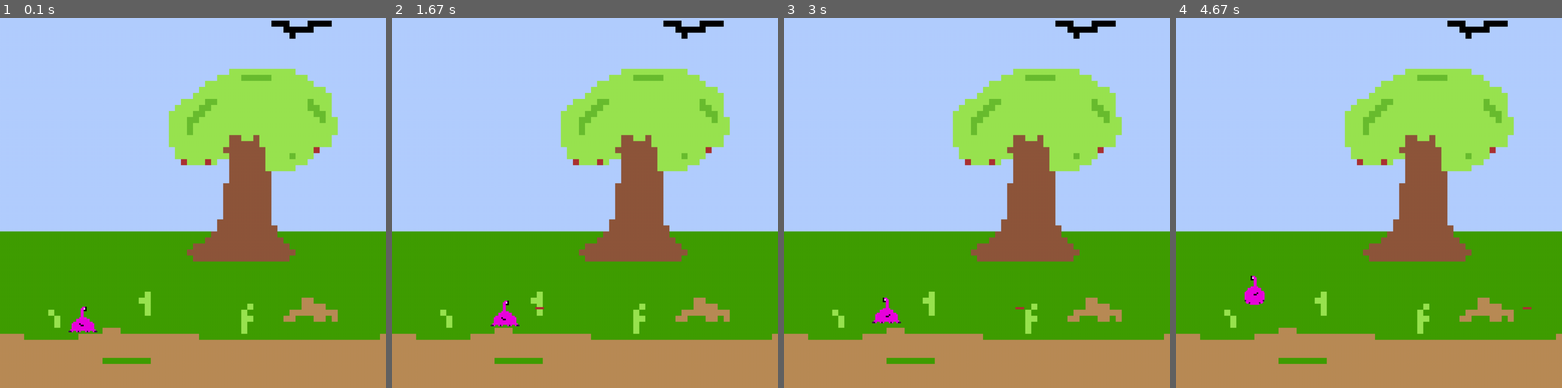
Above: before the commit, frames 1-4 (left to right).
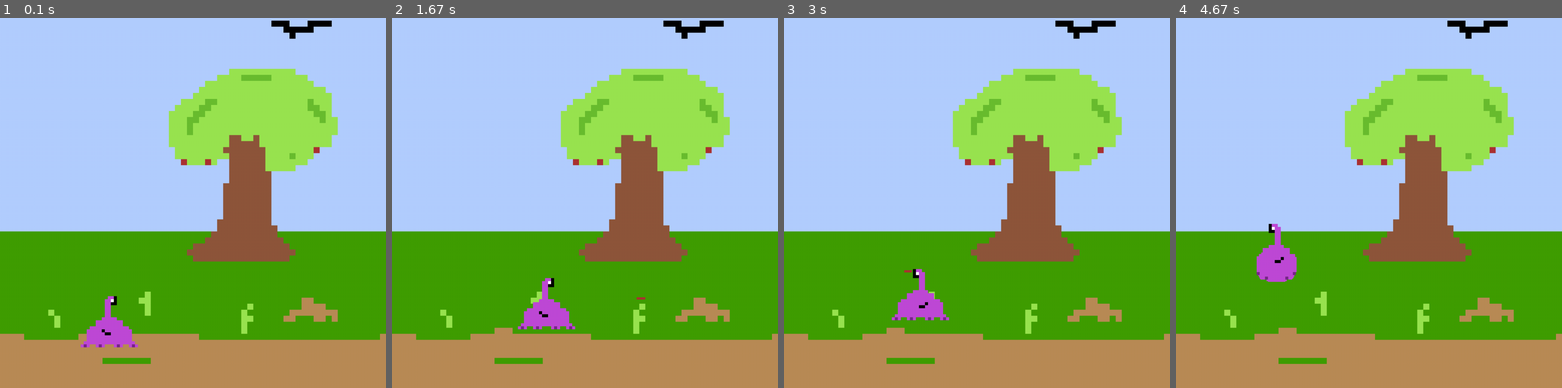
Above: after the commit, the same moments.

Repository: circles927/Spelletje-pygame
Game: pygame game, started from mainGame.py
The game is run twice, just before and just after one commit, with the same random seed, the same clock (stepped at 60 frames per second) and the same inputs.
Inputs (mouse positions are in pixels of both pictures, inside the frame that each line leads up to):
- Up to frame 1 (0.1 s): no input
- Up to frame 2 (1.67 s): tap Space at 0.33 s; press the mouse at (492, 199) at 0.7 s; move the mouse to (557, 240) at 0.8 s; release the mouse at (623, 280) at 0.93 s; hold D 1-1.47 s; hold W from 1.5 s (still down)
- Up to frame 3 (3 s): release W at 1.8 s; hold D 1.83-2.3 s; hold A 2.33-2.87 s; press the mouse at (884, 199) at 2.93 s
- Up to frame 4 (4.67 s): move the mouse to (1314, 247) at 3.03 s; release the mouse at (1349, 295) at 3.17 s; tap Space at 3.23, 3.63, 3.97, 4.4 s; hold S 3.57-3.87 s; hold A 3.9-4.3 s; hold W from 4.33 s (still down)

The runs differ from the first frame. In frame 1, 1.1% of the frame differs, in the area x 17-36%, y 75-90%; in frame 2, 1.2%; in frame 3, 1.2%; in frame 4, 1.3%, in the area x 17-93%, y 55-79%.

Commit message:
resized sprite (twice) and aligned game accordingly

Diff:
--- /dev/null
+++ b/images/new graphics/sprite 2-new.json
@@ -0,0 +1,58 @@
+{ "frames": {
+   "sprite 2 0.aseprite": {
+    "frame": { "x": 0, "y": 0, "w": 256, "h": 256 },
+    "rotated": false,
+    "trimmed": false,
+    "spriteSourceSize": { "x": 0, "y": 0, "w": 256, "h": 256 },
+    "sourceSize": { "w": 256, "h": 256 },
+    "duration": 100
+   },
+   "sprite 2 1.aseprite": {
+    "frame": { "x": 256, "y": 0, "w": 256, "h": 256 },
+    "rotated": false,
+    "trimmed": false,
+    "spriteSourceSize": { "x": 0, "y": 0, "w": 256, "h": 256 },
+    "sourceSize": { "w": 256, "h": 256 },
+    "duration": 100
+   },
+   "sprite 2 2.aseprite": {
+    "frame": { "x": 512, "y": 0, "w": 256, "h": 256 },
+    "rotated": false,
+    "trimmed": false,
+    "spriteSourceSize": { "x": 0, "y": 0, "w": 256, "h": 256 },
+    "sourceSize": { "w": 256, "h": 256 },
+    "duration": 100
+   },
+   "sprite 2 3.aseprite": {
+    "frame": { "x": 768, "y": 0, "w": 256, "h": 256 },
+    "rotated": false,
+    "trimmed": false,
+    "spriteSourceSize": { "x": 0, "y": 0, "w": 256, "h": 256 },
+    "sourceSize": { "w": 256, "h": 256 },
+    "duration": 100
+   },
+   "sprite 2 4.aseprite": {
+    "frame": { "x": 1024, "y": 0, "w": 256, "h": 256 },
+    "rotated": false,
+    "trimmed": false,
+    "spriteSourceSize": { "x": 0, "y": 0, "w": 256, "h": 256 },
+    "sourceSize": { "w": 256, "h": 256 },
+    "duration": 100
+   }
+ },
+ "meta": {
+  "app": "http://www.aseprite.org/",
+  "version": "1.3.16.1-x64",
+  "image": "sprite 2-new.png",
+  "format": "RGBA8888",
+  "size": { "w": 1280, "h": 256 },
+  "scale": "1",
+  "frameTags": [
+  ],
+  "layers": [
+   { "name": "Layer", "opacity": 255, "blendMode": "normal" }
+  ],
+  "slices": [
+  ]
+ }
+}
--- a/mainGame.py
+++ b/mainGame.py
@@ -37,8 +37,8 @@
 
     music8bit.play(loops=-1)
 
-    SPRITESHEET_PATH = "images/sprite 2.png"
-    JSON_PATH = "images/sprite 2.json"
+    SPRITESHEET_PATH = "images/new graphics/sprite 2-new.png"
+    JSON_PATH = "images/new graphics/sprite 2-new.json"
 
     LASERSPRITESHEET = "images/laser.png"
     LASERSPRITEJSON = "images/laser.json"
@@ -66,7 +66,7 @@
     backgroundAnchorX = 0
 
     posX = 150
-    posY = 768
+    posY = 700
 
     laserX = 0
     laserY = 0
@@ -95,35 +95,35 @@
 
         if keys[pygame.K_d]:
             if posX < 580:
-                posX += 8
+                posX += 12
                 frame_index = (frame_index + 1) % len(framesRight)
                 direction = "right"
-            elif posX >= 580 and backgroundAnchorX >= -3064:
-                backgroundAnchorX -= 8
+            if posX >= 580 and backgroundAnchorX >= -3060:
+                backgroundAnchorX -= 12
                 frame_index = (frame_index + 1) % len(framesRight)
                 direction = "right"
-            elif posX <= 855 and backgroundAnchorX <= -3064:
-                posX += 8
+            elif posX <= 790 and backgroundAnchorX <= -3060:
+                posX += 12
                 frame_index = (frame_index + 1) % len(framesRight)
                 direction = "right"
-            elif posX >= 855:
+            elif posX >= 790:
                 frame_index = (frame_index + 1) % len(framesRight)
                 direction = "right"
 
         if keys[pygame.K_a]:
-            if posX >= 444 and backgroundAnchorX <= -3064:
-                posX -= 8
+            if posX >= 320 and backgroundAnchorX <= 0:
+                posX -= 12
                 frame_index = (frame_index + 1) % len(framesLeft)
                 direction = "left"
-            elif posX < 444 and backgroundAnchorX <= -3064:
-                backgroundAnchorX += 8
+            elif posX < 320 and backgroundAnchorX < 0:
+                backgroundAnchorX += 12
                 frame_index = (frame_index + 1) % len(framesLeft)
                 direction = "left"
-            elif posX > 10 and backgroundAnchorX >= 0:
-                posX -= 8
+            elif posX >= -24 and backgroundAnchorX >= 0:
+                posX -= 12
                 frame_index = (frame_index + 1) % len(framesLeft)
                 direction = "left"
-            elif posX <= 10:
+            elif posX < -24:
                 frame_index = (frame_index + 1) % len(framesLeft)
                 direction = "left"
 
@@ -138,7 +138,7 @@
         #         frame_index = (frame_index + 1) % len(framesRight)
         #         direction = "right"
         #     elif backgroundAnchorX <= -704 and posX < 685:
-        #         posX += 4
+        #         posX += 4source venv/bin/activate
         #         frame_index = (frame_index + 1) % len(framesRight)
         #         direction = "right"
         #     elif posX >= 685:
@@ -171,11 +171,11 @@
         # ------------------------------------------
 
         if keys[pygame.K_w]:
-            if posY >= 550:
-                posY -= 4
+            if posY >= 425:
+                posY -= 12
         if keys[pygame.K_s]:
-            if posY <= 895:
-                posY += 4
+            if posY <= 785:
+                posY += 12
 
         if keys[pygame.K_SPACE]:
             jump = "begin_1"
@@ -187,30 +187,30 @@
                 screen.blit(framesJumpRight[0], (posX, posY))
                 jump = "begin_2"
             elif jump == "begin_2":
-                posY -= 10
+                posY -= 20
                 screen.blit(framesJumpRight[1], (posX, posY))
                 jump = "begin_3"
             elif jump == "begin_3":
-                posY -= 20
+                posY -= 40
                 screen.blit(framesJumpRight[2], (posX, posY))
                 jump = "begin_4"
             elif jump == "begin_4":
-                posY -= 10
+                posY -= 20
                 screen.blit(framesJumpRight[2], (posX, posY))
                 jump = "begin_5"
             elif jump == "begin_5":
                 screen.blit(framesJumpRight[2], (posX, posY))
                 jump = "begin_6"
             elif jump == "begin_6":
-                posY += 10
+                posY += 20
                 screen.blit(framesJumpRight[2], (posX, posY))
                 jump = "begin_7"
             elif jump == "begin_7":
-                posY += 20
+                posY += 40
                 screen.blit(framesJumpRight[1], (posX, posY))
                 jump = "begin_8"
             elif jump == "begin_8":
-                posY += 10
+                posY += 20
                 screen.blit(framesJumpRight[0], (posX, posY))
                 jump = "none"
 
@@ -221,30 +221,30 @@
                 screen.blit(framesJumpLeft[0], (posX, posY))
                 jump = "begin_2"
             elif jump == "begin_2":
-                posY -= 10
+                posY -= 20
                 screen.blit(framesJumpLeft[1], (posX, posY))
                 jump = "begin_3"
             elif jump == "begin_3":
-                posY -= 20
+                posY -= 40
                 screen.blit(framesJumpLeft[2], (posX, posY))
                 jump = "begin_4"
             elif jump == "begin_4":
-                posY -= 10
+                posY -= 20
                 screen.blit(framesJumpLeft[2], (posX, posY))
                 jump = "begin_5"
             elif jump == "begin_5":
                 screen.blit(framesJumpLeft[2], (posX, posY))
                 jump = "begin_6"
             elif jump == "begin_6":
-                posY += 10
+                posY += 20
                 screen.blit(framesJumpLeft[2], (posX, posY))
                 jump = "begin_7"
             elif jump == "begin_7":
-                posY += 20
+                posY += 40
                 screen.blit(framesJumpLeft[1], (posX, posY))
                 jump = "begin_8"
             elif jump == "begin_8":
-                posY += 10
+                posY += 20
                 screen.blit(framesJumpLeft[0], (posX, posY))
                 jump = "none"
         else:
@@ -252,16 +252,16 @@
 
         if mouseButtons[0] == True:
             if fired == "none" and direction == "right":
-                laserX = posX + 50
-                laserY = posY + 28
+                laserX = posX + 145
+                laserY = posY + 70
                 screen.blit(laserFramesRight[0], (laserX, laserY))
                 fired = "started"
                 laserDirection = "right"
                 laserSound.play(loops=0)
 
             elif fired == "none" and direction == "left":
-                laserX = posX + 40
-                laserY = posY + 28
+                laserX = posX + 70
+                laserY = posY + 70
                 screen.blit(laserFramesLeft[0], (laserX, laserY))
                 fired = "started"
                 laserDirection = "left"
@@ -269,29 +269,29 @@
 
         if fired != "none" and laserDirection == "right":
             if fired == "started":
-                laserX += 3
+                laserX += 6
                 screen.blit(laserFramesRight[1], (laserX, laserY))
                 fired = "halfway"
             elif fired == "halfway":
-                laserX += 9
+                laserX += 18
                 screen.blit(laserFramesRight[2], (laserX, laserY))
                 fired = "full"
             elif fired == "full":
-                laserX += 9
+                laserX += 18
                 screen.blit(laserFramesRight[2], (laserX, laserY))
                 if laserX > screen.get_width():
                     fired = "none"
         elif fired != "none" and laserDirection == "left":
             if fired == "started":
-                laserX -= 3
+                laserX -= 6
                 screen.blit(laserFramesRight[1], (laserX, laserY))
                 fired = "halfway"
             elif fired == "halfway":
-                laserX -= 9
+                laserX -= 18
                 screen.blit(laserFramesRight[2], (laserX, laserY))
                 fired = "full"
             elif fired == "full":
-                laserX -= 9
+                laserX -= 18
                 screen.blit(laserFramesRight[2], (laserX, laserY))
                 if laserX < -5:
                     fired = "none"
Binary file added: images/new graphics/sprite 2-new.png
Not shown, changed: images/sprite 2.aseprite
